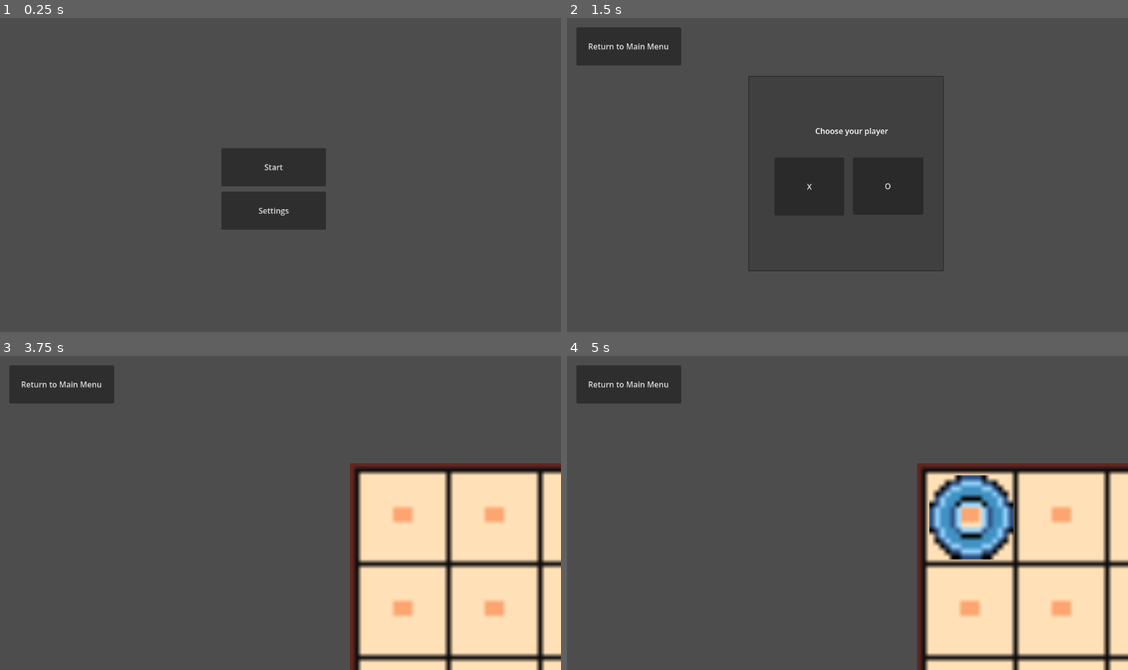
Above: before the commit, frames 1-4 (two rows, left to right).
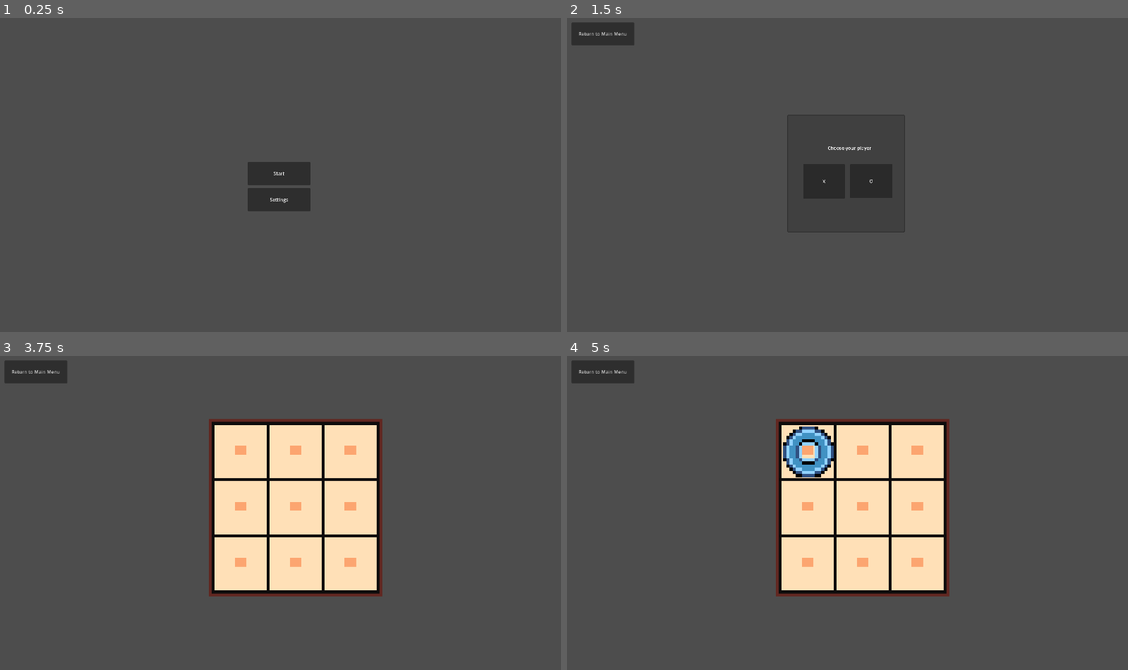
Above: after the commit, the same moments.

Repository: quentintyr/godot-tictactoe
Game: Godot game, scene res://screens/mainMenu/mainMenu.tscn
Two runs of this game, one before a commit and one after it. Both use one fixed random seed, a clock stepped at 60 frames per second and the inputs below.
Inputs (mouse positions are in pixels of both pictures, inside the frame that each line leads up to; where the layout moved, square brackets give the same spot in the first picture):
- Up to frame 1 (0.25 s): no input
- Up to frame 2 (1.5 s): click "Settings" at 0.5 s; click "Start" at 1.25 s
- Up to frame 3 (3.75 s): click "Return to Main Menu" at 2 s; click "Start" at 2.75 s; click "O" at 3.5 s
- Up to frame 4 (5 s): click (808, 450) [970, 516] at 4.25 s

The runs differ from the first frame. In frame 1, 3.1% of the frame differs, in the area x 39-59%, y 41-68%; in frame 2, 3.4%; in frame 3, 40%; in frame 4, 40%, in the area x 0-100%, y 1-100%.

Commit message:
REF | project specific idk

Diff:
--- a/project.godot
+++ b/project.godot
@@ -15,10 +15,18 @@
 config/features=PackedStringArray("4.6", "Forward Plus")
 config/icon="res://icon.svg"
 
+[display]
+
+window/size/viewport_width=1920
+window/size/viewport_height=1080
+
 [physics]
 
 3d/physics_engine="Jolt Physics"
 
 [rendering]
 
+textures/canvas_textures/default_texture_filter=0
 rendering_device/driver.windows="d3d12"
+2d/snap/snap_2d_transforms_to_pixel=true
+2d/snap/snap_2d_vertices_to_pixel=true
--- a/screens/mainMenu/mainMenu.tscn
+++ b/screens/mainMenu/mainMenu.tscn
@@ -3,6 +3,7 @@
 [ext_resource type="Script" uid="uid://d3noqb4ecposs" path="res://screens/mainMenu/mainMenu.gd" id="1_45dwj"]
 
 [node name="mainMenu" type="Control" unique_id=520503345]
+custom_minimum_size = Vector2(1920, 1080)
 layout_mode = 3
 anchors_preset = 15
 anchor_right = 1.0
@@ -11,22 +12,39 @@
 grow_vertical = 2
 script = ExtResource("1_45dwj")
 
-[node name="MenuButton" type="MenuButton" parent="." unique_id=754203251]
-layout_mode = 0
-offset_left = 458.0
-offset_top = 272.0
-offset_right = 672.0
-offset_bottom = 350.0
+[node name="mainWindow" type="Window" parent="." unique_id=9181049]
+oversampling_override = 1.0
+initial_position = 2
+size = Vector2i(1920, 1080)
+
+[node name="MenuButton" type="MenuButton" parent="mainWindow" unique_id=754203251]
+anchors_preset = 8
+anchor_left = 0.5
+anchor_top = 0.5
+anchor_right = 0.5
+anchor_bottom = 0.5
+offset_left = -107.0
+offset_top = -39.0
+offset_right = 107.0
+offset_bottom = 39.0
+grow_horizontal = 2
+grow_vertical = 2
 text = "Start"
 flat = false
 
-[node name="SettingsButton" type="MenuButton" parent="." unique_id=2966858]
-layout_mode = 0
-offset_left = 458.0
-offset_top = 361.0
-offset_right = 672.0
-offset_bottom = 439.0
+[node name="SettingsButton" type="MenuButton" parent="mainWindow" unique_id=2966858]
+anchors_preset = 8
+anchor_left = 0.5
+anchor_top = 0.5
+anchor_right = 0.5
+anchor_bottom = 0.5
+offset_left = -107.0
+offset_top = 50.26999
+offset_right = 107.0
+offset_bottom = 128.26984
+grow_horizontal = 2
+grow_vertical = 2
 text = "Settings"
 flat = false
 
-[connection signal="pressed" from="MenuButton" to="." method="_on_menu_button_pressed"]
+[connection signal="pressed" from="mainWindow/MenuButton" to="." method="_on_menu_button_pressed"]
